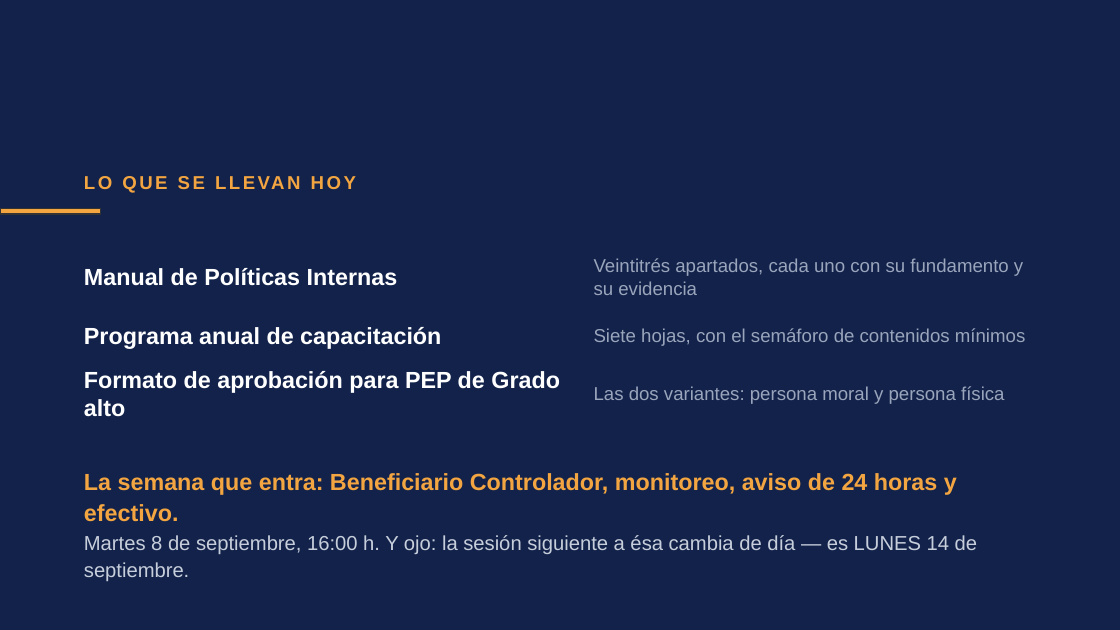
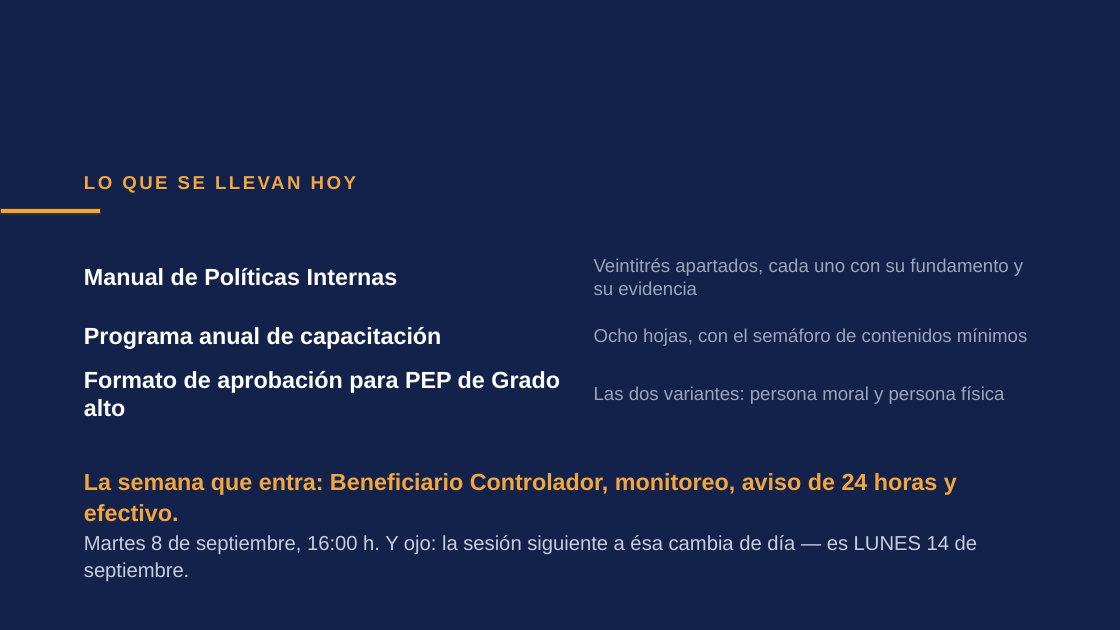
Before and after one commit to maribelvazquez/S01-TAV-IDENTIFICACION, a slide deck: slide 31 of s03/descargables/S03_ALU_01_Presentacion.pptx. Drawn at 1120x630 pixels with LibreOffice and Linux fonts; fonts in the diff are those of the drawing. Boxes give left, top, right and bottom in pixels: in the first picture for what was removed or moved away, otherwise in the second. Text is boxed around its words. In the diff, an @@ line names an element or a change of style, - is before the commit and + after.

```diff
--- a/s03/descargables/S03_ALU_01_Presentacion.pptx
+++ b/s03/descargables/S03_ALU_01_Presentacion.pptx
@@ text at [594, 328, 1027, 346]: text changed @@
-Siete hojas, con el semáforo de contenidos mínimos
+Ocho hojas, con el semáforo de contenidos mínimos
```
Also in this commit, not shown: 4 other slides changed, 15 other files.
